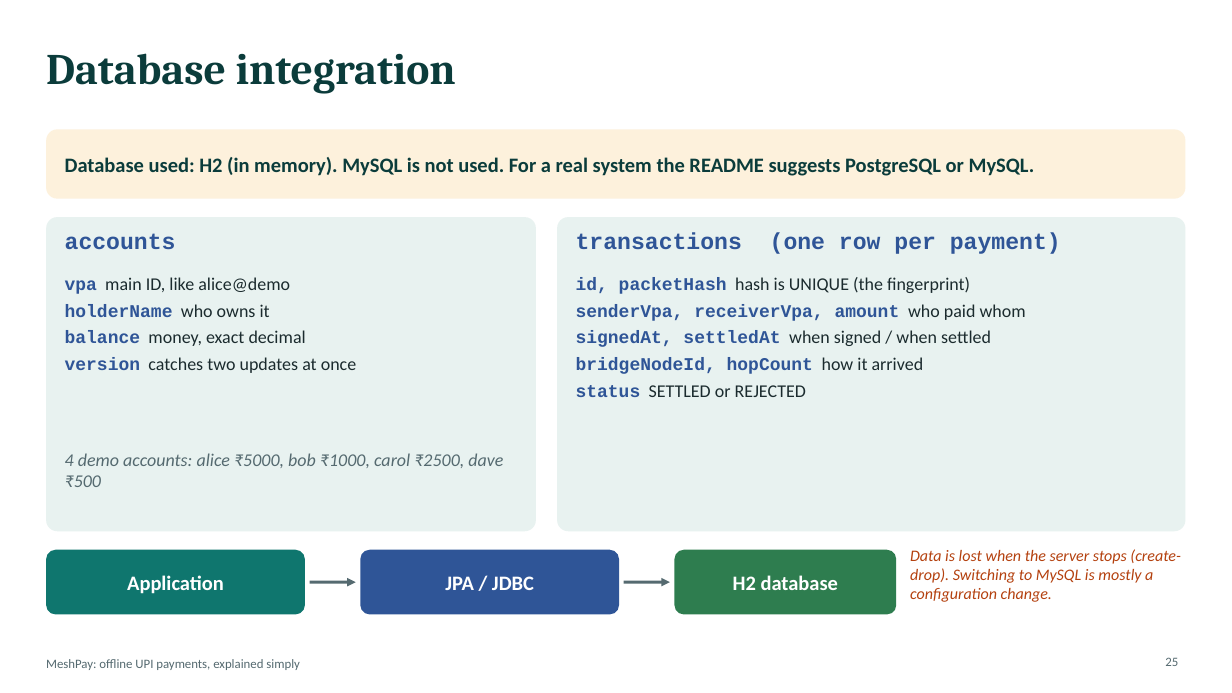
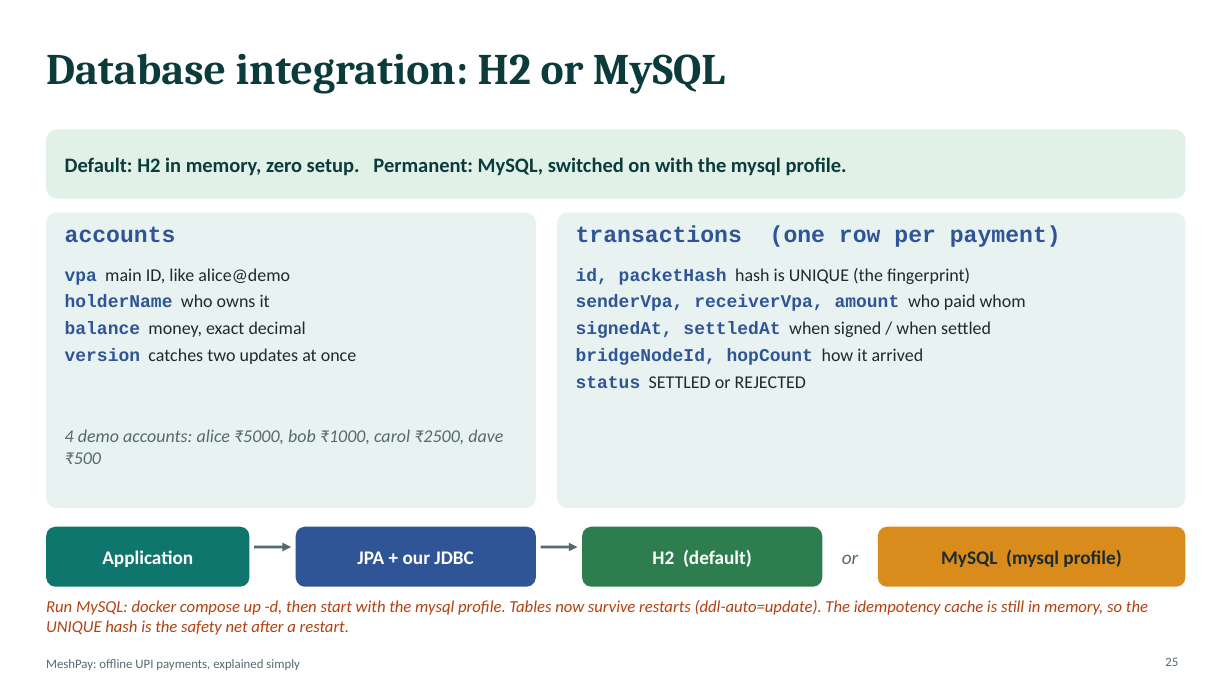
Before and after one commit to shaswatnaman/upi-offline-mesh, a slide deck: slide 25 of docs/MeshPay_Presentation.pptx. Drawn at 1232x693 pixels with LibreOffice and Linux fonts; fonts in the diff are those of the drawing. Boxes give left, top, right and bottom in pixels: in the first picture for what was removed or moved away, otherwise in the second. Text is boxed around its words. In the diff, an @@ line names an element or a change of style, - is before the commit and + after.

```diff
--- a/docs/MeshPay_Presentation.pptx
+++ b/docs/MeshPay_Presentation.pptx
@@ title at (x1=46, y1=53, x2=725, y2=94): text changed @@
-Database integration
+Database integration: H2 or MySQL
@@ rounded rectangle at (x1=46, y1=129, x2=1186, y2=199): fill #FDF1DC to #E1F1E7 @@
@@ text at (x1=65, y1=157, x2=847, y2=176): text changed @@
-Database used: H2 (in memory). MySQL is not used. For a real system the README suggests PostgreSQL or MySQL.
+Default: H2 in memory, zero setup. Permanent: MySQL, switched on with the mysql profile.
@@ rounded rectangle resized from (x1=46, y1=217, x2=536, y2=531) to (x1=46, y1=213, x2=536, y2=508) @@
@@ text "accounts" moved from (x1=65, y1=233, x2=176, y2=249) to (x1=65, y1=226, x2=176, y2=242) @@
@@ rounded rectangle resized from (x1=557, y1=217, x2=1186, y2=531) to (x1=557, y1=213, x2=1186, y2=508) @@
@@ text "transactions (one row per payment)" moved from (x1=576, y1=232, x2=1061, y2=254) to (x1=576, y1=226, x2=1061, y2=247) @@
@@ text "vpa main ID, like alice@demo" moved from (x1=65, y1=277, x2=356, y2=373) to (x1=65, y1=268, x2=356, y2=364) @@
@@ text "id, packetHash hash is UNIQUE ..." moved from (x1=576, y1=277, x2=1026, y2=397) to (x1=576, y1=268, x2=1026, y2=388) @@
@@ text "4 demo accounts: alice ₹5000, ..." moved from (x1=65, y1=453, x2=503, y2=487) to (x1=65, y1=429, x2=503, y2=464) @@
@@ rounded rectangle resized from (x1=46, y1=550, x2=305, y2=615) to (x1=46, y1=527, x2=250, y2=587) @@
@@ text "Application" moved from (x1=127, y1=575, x2=224, y2=594) to (x1=102, y1=550, x2=193, y2=567) @@
@@ text "Application" at (x1=102, y1=550, x2=193, y2=567): size 16 to 15 pt @@
@@ rounded rectangle resized from (x1=360, y1=550, x2=619, y2=615) to (x1=296, y1=527, x2=536, y2=587) @@
@@ proportions changed in 5 elements at (x1=557, y1=213, x2=1186, y2=508), (x1=46, y1=213, x2=536, y2=508), (x1=46, y1=527, x2=250, y2=587), (x1=296, y1=527, x2=536, y2=587), (x1=582, y1=527, x2=823, y2=587) @@
@@ rounded rectangle resized from (x1=675, y1=550, x2=897, y2=615) to (x1=582, y1=527, x2=823, y2=587) @@
@@ rounded rectangle added at (x1=878, y1=527, x2=1186, y2=587), fill #D98B1C @@
@@ arrow moved from (310, 582) - (356, 582) to (254, 547) - (291, 547) @@
@@ text at (x1=357, y1=551, x2=473, y2=564): text changed; size 16 to 15 pt @@
-JPA / JDBC
+JPA + our JDBC
@@ arrow moved from (624, 582) - (670, 582) to (541, 547) - (578, 547) @@
@@ text at (x1=652, y1=550, x2=752, y2=567): text changed; size 16 to 15 pt @@
-H2 database
+H2 (default)
@@ text added at (x1=842, y1=554, x2=858, y2=564), 15 pt, text #556A70, italic @@
+or
@@ text removed at (x1=910, y1=549, x2=1181, y2=602) @@
-Data is lost when the server stops (create-drop). Switching to MySQL is mostly a configuration change.
@@ text added at (x1=941, y1=550, x2=1121, y2=567), 15 pt, text #1B2B2E, bold @@
+MySQL (mysql profile)
@@ text added at (x1=46, y1=600, x2=1148, y2=635), 13 pt, text #B4410F, italic @@
+Run MySQL: docker compose up -d, then start with the mysql profile. Tables now survive restarts (ddl-auto=update). The idempotency cache is still in memory, so the UNIQUE hash is the safety net after a restart.
```
Also in this commit, not shown: 8 other slides changed, 3 slides added, 3 slides removed, 1 other file.
